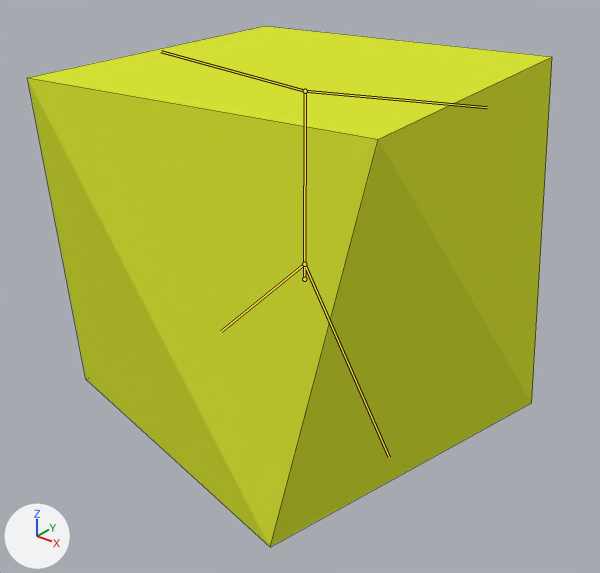
Renders of the Blender file Blender/cube_character_walking.blend from each side of a commit.
The view is the same before and after, from a 50 mm camera at (2.0, -2.53, 2.08) aimed at (0.03, -0.07, 0.56). Every picture has the same lights, and +X, +Y and +Z are marked at lower left. Both versions are drawn at frame 4 of the action 'ArmatureAction'; the numbers are the values there. The bones that bend it are drawn over the model as lines. Mesh edges are drawn as thin lines.
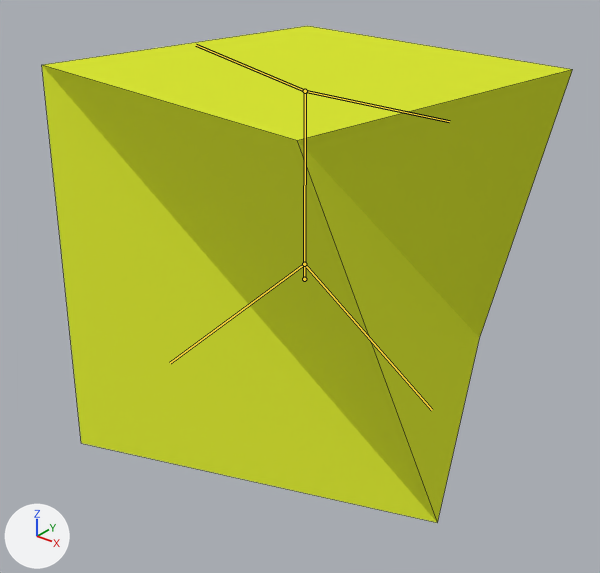
Patch to the scene script:
```diff
--- a/Blender/cube_character_walking.blend.py
+++ b/Blender/cube_character_walking.blend.py
@@ bone_bone_002 @@
 bone_bone_002 = bpy.data.objects['Armature'].pose.bones['Bone.002']  # child of 'Bone'
-bone_bone_002.rotation_quaternion = (0.995, -0.001, 0.003, 0.061)  # degrees (0, 0, 7)
+bone_bone_002.rotation_quaternion = (0.995, -0.001, -0.004, -0.1)  # degrees (0, -1, -12)
@@ bone_bone_003 @@
 bone_bone_003 = bpy.data.objects['Armature'].pose.bones['Bone.003']  # child of 'Bone'
-bone_bone_003.rotation_quaternion = (0.996, 0.0, 0.006, 0.055)  # degrees (0, 1, 6)
+bone_bone_003.rotation_quaternion = (0.996, 0.0, -0.011, -0.09)  # degrees (0, -1, -10)
@@ bone_bone_001 @@
 bone_bone_001 = bpy.data.objects['Armature'].pose.bones['Bone.001']  # child of 'Bone'
-bone_bone_001.rotation_quaternion = (0.976, 0.0, 0.098, -0.088)  # degrees (-1, 11, -10)
+bone_bone_001.rotation_quaternion = (0.976, 0.0, -0.161, 0.145)  # degrees (-3, -18, 17)
@@ bone_bone_005 @@
 bone_bone_005 = bpy.data.objects['Armature'].pose.bones['Bone.005']  # child of 'Bone'
-bone_bone_005.rotation_quaternion = (0.984, 0.0, 0.072, -0.079)  # degrees (-1, 8, -9)
+bone_bone_005.rotation_quaternion = (0.984, 0.0, -0.119, 0.131)  # degrees (-2, -14, 15)
```

Where the change shows, as pixel boxes (x1, y1, x2, y2) in the pictures (600 x 573 px):
'Cube', posed
    before: (27, 26, 552, 547)
    after: (42, 26, 573, 523)
bone 'Bone.002', root to tip
    before: (305, 91) to (487, 107)
    after: (305, 91) to (449, 121)
bone 'Bone.003', root to tip
    before: (305, 91) to (161, 51)
    after: (305, 91) to (196, 45)
bone 'Bone.001', root to tip
    before: (304, 264) to (389, 457)
    after: (304, 264) to (432, 410)
bone 'Bone.005', root to tip
    before: (304, 264) to (221, 331)
    after: (304, 264) to (170, 363)
